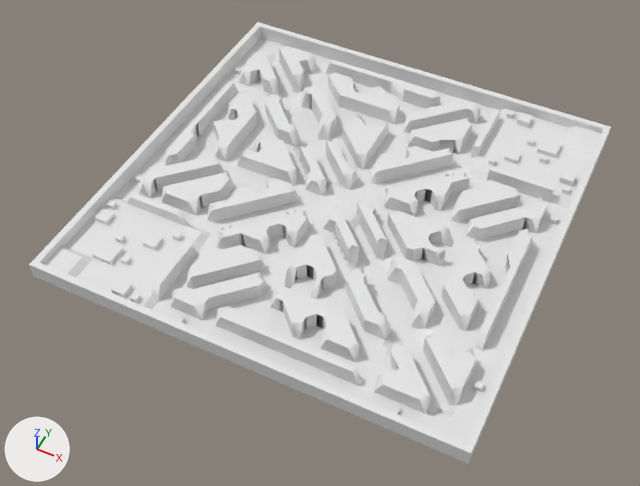
The Blender file Notes/Map Designs/Map.blend as it was, and as the next commit left it.
Camera for both pictures: a camera (50 mm lens) standing at (311.0, -678.0, 761.0) and looking at (-5.0, -47.0, -28.0). Arrows for +X, +Y and +Z are at lower left; the lights stay in place.

The first picture shows 'Floor', 'River', 'Structures', 'Walls'.
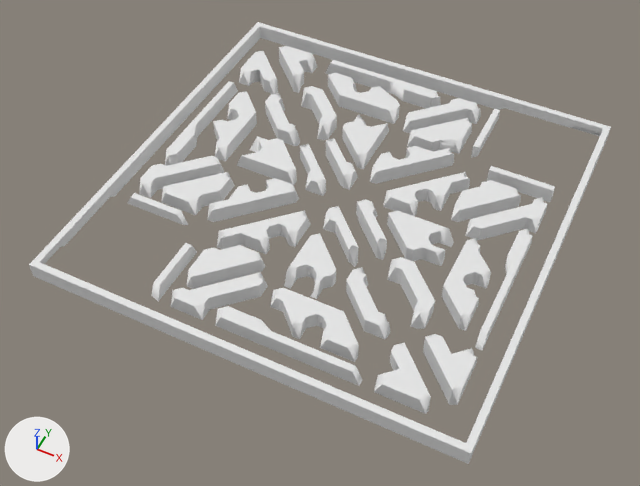
The edits, one by one:
me_plane is used by ob_walls; location (0.0, 0.0, 0.0); scale (256.0, 256.0, 20.0).
me_plane had 4323 vertices, 3538 faces, 4 loose edges and spanned x -1.0..1.0, y -1.0..1.0, z -0.3..1.0.
me_plane now has 4351 vertices, 3396 faces, 3 loose edges and spans x -1.0..1.0, y -1.0..1.0, z -0.3..1.0.
me_plane part 1: 12 loose pieces with 96 vertices, spanning x -0.94..0.94, y -0.94..0.94, z 0.0..0.3, are deleted.
me_plane part 2: 132 vertices removed from x -0.94..0.94, y -0.94..0.94, z -0.3..0.3; 256 vertices added at x -1.0..1.0, y -1.0..1.0, z 0.0.
Object 'River' (ob_river) is now hidden.
Object 'Floor' (ob_floor) is now hidden.
Object 'Structures' (ob_structures) is now hidden.

Where the change shows, as pixel boxes (x1, y1, x2, y2) in the pictures (640 x 486 px; the box of a moved part takes in the faces that stretch with it):
'Floor', hidden: before (116, 38, 568, 443)
'Structures', hidden: before (44, 67, 601, 414)
'River', hidden: before (270, 61, 449, 414)
part 1 of me_plane, deleted: before (135, 70, 558, 414)
part 2 of me_plane, moved or reshaped (not visible afterwards): before (112, 53, 571, 420)
